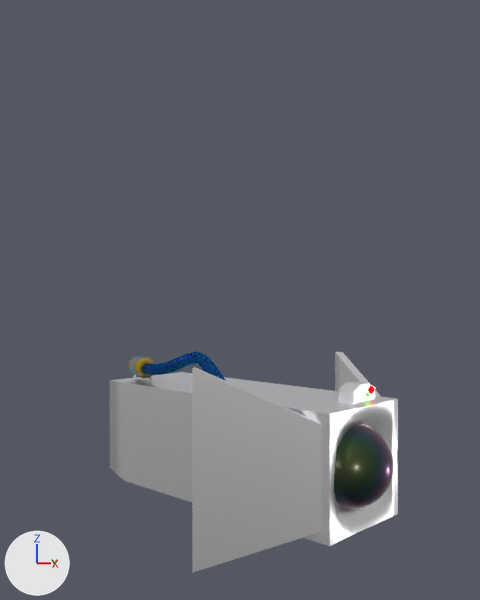
Renders of the Blender file millys blender models/camera.blend from each side of a commit.
Rendered twice from a 50 mm lens placed at (15.39, -16.34, 5.02), pointed at (0.42, -0.47, 4.77). Arrows for +X, +Y and +Z are at lower left; the lights stay in place. The first picture is the older version.
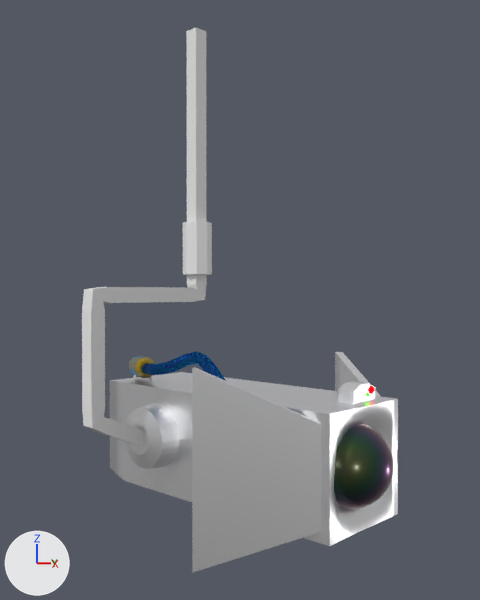
Boxes (x1, y1, x2, y2) around the edits, measured in the pictures (480 x 600 px):
'Cube.004', added: after (82, 28, 207, 447)
'Cylinder.003', added: after (125, 404, 179, 469)
'Cylinder.004', added: after (183, 221, 212, 275)

Patch to the scene script:
```diff
--- a/millys blender models/camera.blend.py
+++ b/millys blender models/camera.blend.py
@@ me_cylinder_004 @@
+me_cylinder_004.from_pydata(...)  # an 8-sided cylinder along z spanning x -0.52..0.52, y -0.52..0.52, z -0.92..0.92
@@ me_cube @@
+me_cube.from_pydata(...)  # 188 vertices, 186 faces; spans x -0.25..0.25, y -2.03..2.84, z -0.25..14.12
@@ me_cylinder_003 @@
+me_cylinder_003.from_pydata(...)  # 128 vertices, 98 faces; spans x -1.06..1.06, y -1.06..1.06, z -0.18..0.18
+me_cylinder_003.materials.append(mat_material)
@@ ob_cylinder_004 @@
+ob_cylinder_004 = bpy.data.objects.new('Cylinder.004', me_cylinder_004)
+ob_cylinder_004.location = (-2.11, -0.01, 6.58)
@@ ob_cube_004 @@
+ob_cube_004 = bpy.data.objects.new('Cube.004', me_cube)
+ob_cube_004.location = (-2.11, -2.63, 0.2)
@@ ob_cylinder_003 @@
+ob_cylinder_003 = bpy.data.objects.new('Cylinder.003', me_cylinder_003)
+ob_cylinder_003.location = (-2.15, -2.12, 0.17)
+ob_cylinder_003.rotation_euler = (1.571, 0.0, 0.0)  # degrees (90, 0, 0)
+ob_cylinder_003.scale = (1.0, 1.0, 2.71)
```
